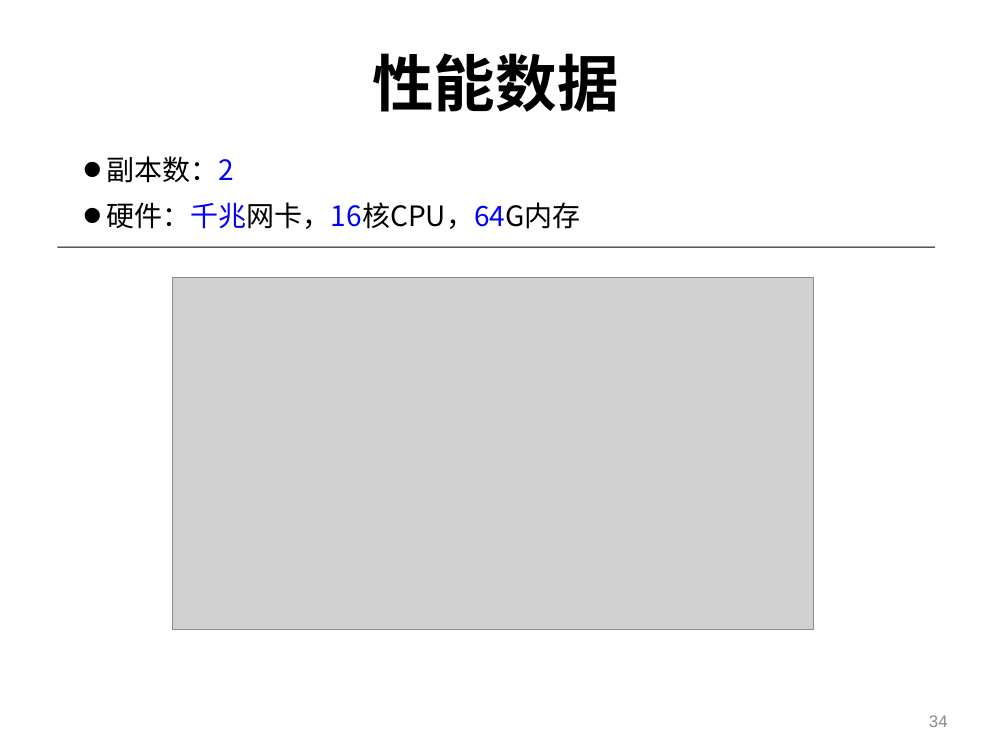
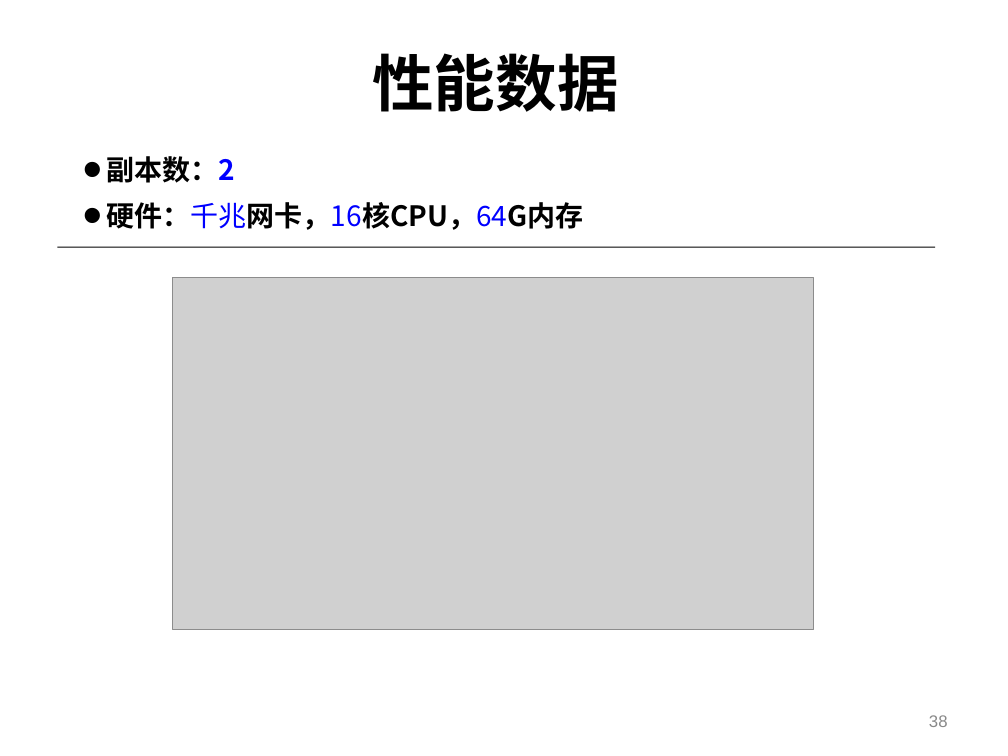
Before and after one commit to machicao2013/mooon, a slide deck: slide 38 of applications/lightfs/doc/portableDFS-可便携的分布式文件系统.ppt (slide 34 before the commit). Drawn at 1008x756 pixels with LibreOffice and Linux fonts; fonts in the diff are those of the drawing; grey boxes stand for pictures; background and template pictures are left out. Boxes give left, top, right and bottom in pixels: in the first picture for what was removed or moved away, otherwise in the second. Text is boxed around its words. In the diff, an @@ line names an element or a change of style, - is before the commit and + after.

```diff
--- a/applications/lightfs/doc/portableDFS-可便携的分布式文件系统.ppt
+++ b/applications/lightfs/doc/portableDFS-可便携的分布式文件系统.ppt
@@ text "副本数：2" at (106, 156, 235, 183): bold on @@
@@ text "硬件：千兆网卡，16核CPU，64G内存" at (106, 202, 583, 230): bold on in "硬件：千兆网卡，16核CPU，64G内存" @@
@@ page number at (929, 715, 948, 727): text changed @@
-34
+38
```
Also in this commit, not shown: 15 other slides changed, 4 slides added, 4 other files.
